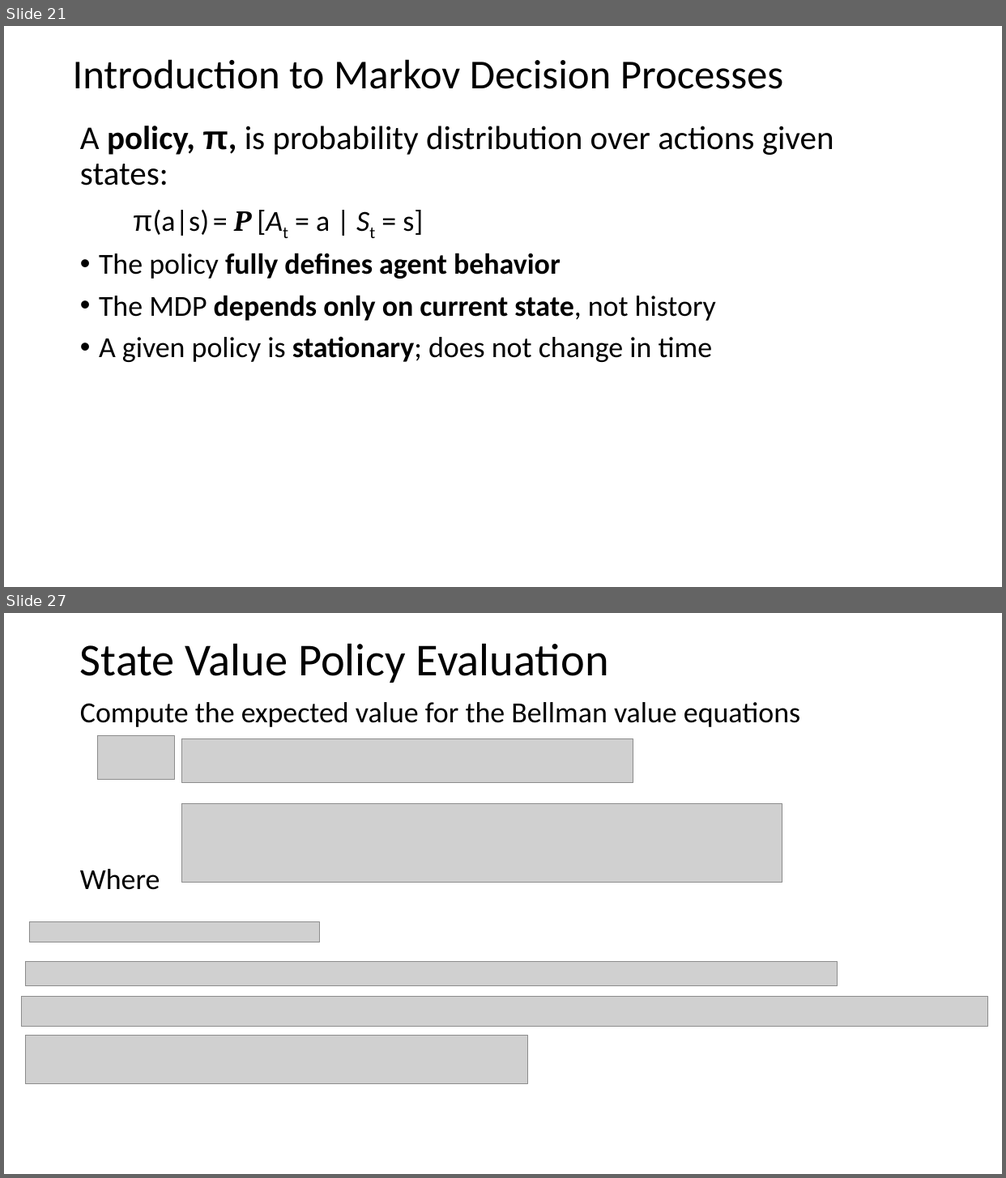
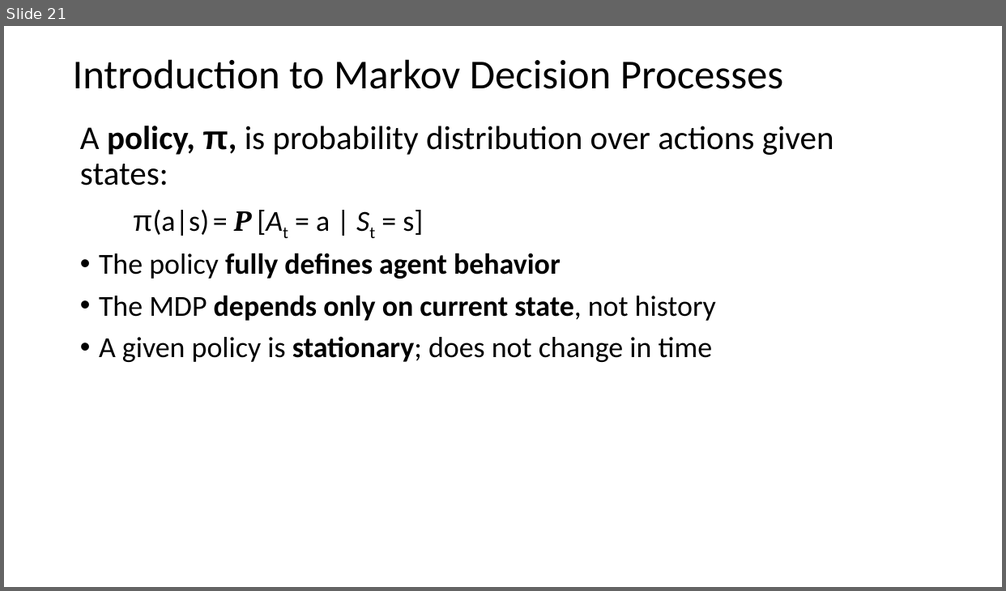
Before and after one commit to StephenElston/MachineLearning530, a slide deck: Lesson8/8_MarkovProcesses.pptx. Shown one above the other, each under a label of ours: slides 21 and 27 before the commit, slide 21 after it; the slides between them are not shown. The pictures are 1006x1178 and 1006x591 pixels, drawn with LibreOffice and Linux fonts; fonts in the diff are those of the drawing; grey boxes stand for pictures. Boxes give left, top, right and bottom in pixels: in the first picture for what was removed or moved away, otherwise in the second. Text is boxed around its words. In the diff, an @@ line names an element or a change of style, - is before the commit and + after.

```diff
--- a/Lesson8/8_MarkovProcesses.pptx
+++ b/Lesson8/8_MarkovProcesses.pptx
@@ slide 27 removed at bbox=[4, 613, 1002, 1174], background #FFFFFF @@
@@ title removed at bbox=[80, 643, 609, 683] @@
-State Value Policy Evaluation
@@ text removed at bbox=[80, 702, 800, 890] @@
-Compute the expected value for the Bellman value equations
-Where
@@ picture removed at bbox=[98, 736, 175, 780] @@
@@ picture removed at bbox=[182, 739, 633, 783] @@
@@ picture removed at bbox=[182, 804, 782, 883] @@
@@ picture removed at bbox=[29, 922, 320, 943] @@
@@ picture removed at bbox=[26, 962, 838, 986] @@
@@ picture removed at bbox=[21, 996, 987, 1027] @@
@@ picture removed at bbox=[26, 1036, 527, 1084] @@
```
Also in this commit, not shown: 1 slide changed, 8 other slides removed, 2 other files.
